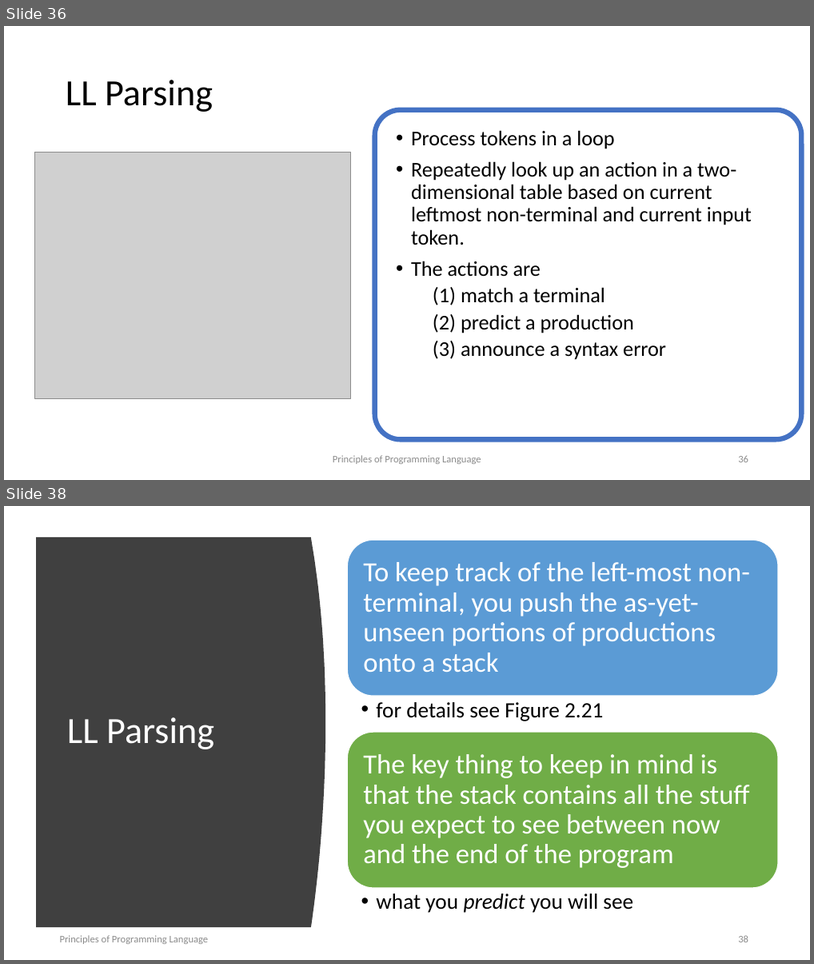
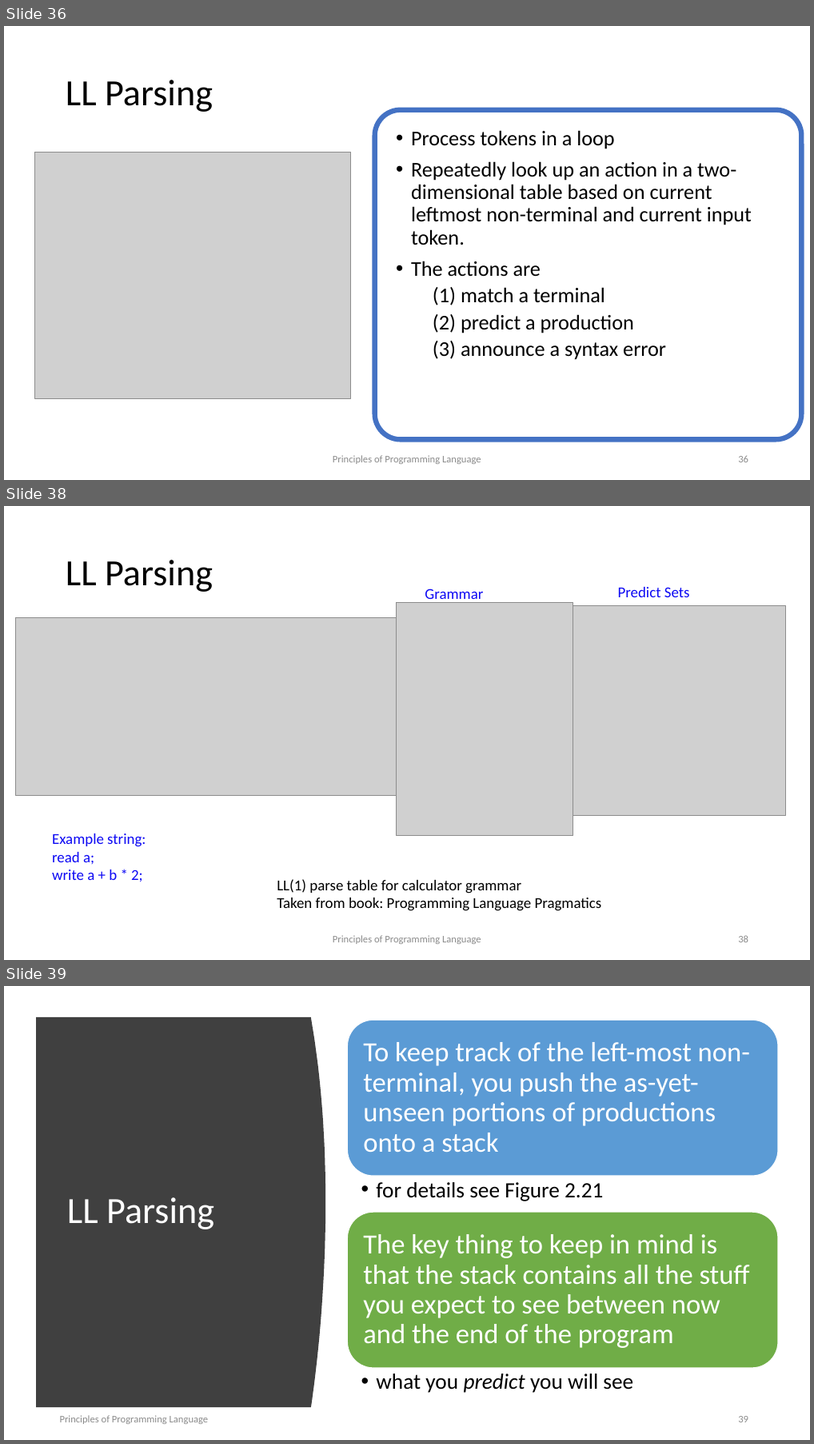
Before and after one commit to kongm/pl-design, a slide deck: syntax.pptx. Shown one above the other, each under a label of ours: slides 36 and 38 before the commit, slides 36, 38 and 39 after it; the slides between them are not shown. The pictures are 814x964 and 814x1444 pixels, drawn with LibreOffice and Linux fonts; fonts in the diff are those of the drawing; grey boxes stand for pictures. Boxes give left, top, right and bottom in pixels: in the first picture for what was removed or moved away, otherwise in the second. Text is boxed around its words. In the diff, an @@ line names an element or a change of style, - is before the commit and + after.

```diff
--- a/syntax.pptx
+++ b/syntax.pptx
@@ slide 38 added at <box>4,506,810,960</box>, background #FFFFFF @@
@@ title added at <box>66,560,213,592</box>, 44 pt, text #000000 @@
+LL Parsing
@@ text added at <box>425,588,483,604</box>, 18 pt, text #0D09F4 @@
+Grammar
@@ text added at <box>618,587,690,597</box>, 18 pt, text #0D09F4 @@
+Predict Sets
@@ picture added at <box>15,618,407,795</box> @@
@@ picture added at <box>397,603,574,836</box> @@
@@ picture added at <box>574,605,786,816</box> @@
@@ text added at <box>52,833,146,882</box>, 18 pt, text #0D09F4 @@
+Example string:
+read a;
+write a + b * 2;
@@ text added at <box>277,879,602,911</box>, 18 pt, text #000000 @@
+LL(1) parse table for calculator grammar
+Taken from book: Programming Language Pragmatics
@@ text added at <box>333,935,482,944</box>, 12 pt, text #8C8C8C @@
+Principles of Programming Language
@@ page number added at <box>738,935,749,942</box>, 12 pt, text #8C8C8C @@
+38
@@ what was slide 38 is now slide 39 @@
```
Also in this commit, not shown: 1 slide changed, 1 other file.
